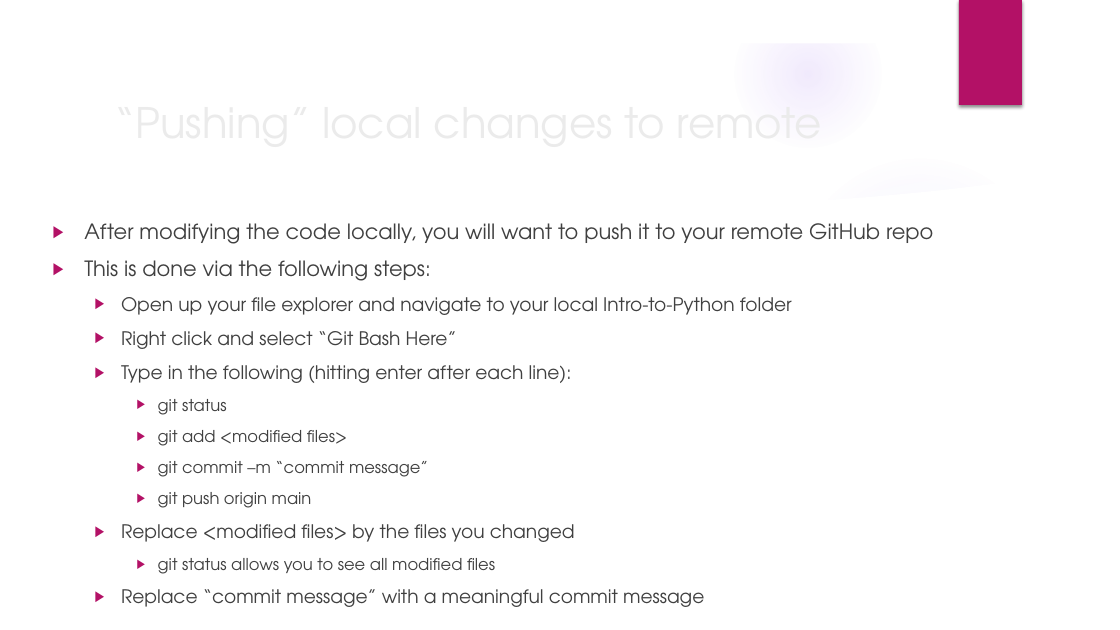
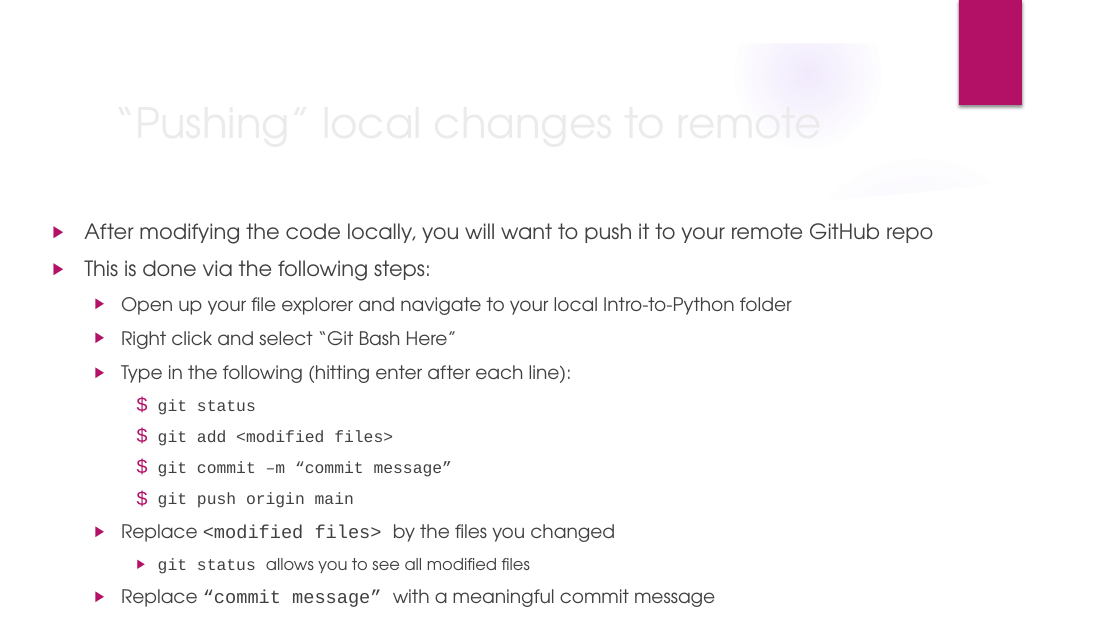
Before and after one commit to jmartineau1993/Intro-to-Python, a slide deck: slide 7 of PPTs/Week2.pptx (slide 3 before the commit). Drawn at 1120x630 pixels with LibreOffice and Linux fonts; fonts in the diff are those of the drawing; background and template pictures are left out. Boxes give left, top, right and bottom in pixels: in the first picture for what was removed or moved away, otherwise in the second. Text is boxed around its words. In the diff, an @@ line names an element or a change of style, - is before the commit and + after.

```diff
--- a/PPTs/Week2.pptx
+++ b/PPTs/Week2.pptx
@@ text at [121, 399, 715, 607]: font TeX Gyre Adventor to Courier New in "git status", "git add <modified files>", "git commit –m “commit message”", "git push origin main" and 3 more places; bullet ▶ to $ @@
```
Also in this commit, not shown: 10 other slides changed, 22 slides added, 3 slides removed, 3 other files.
